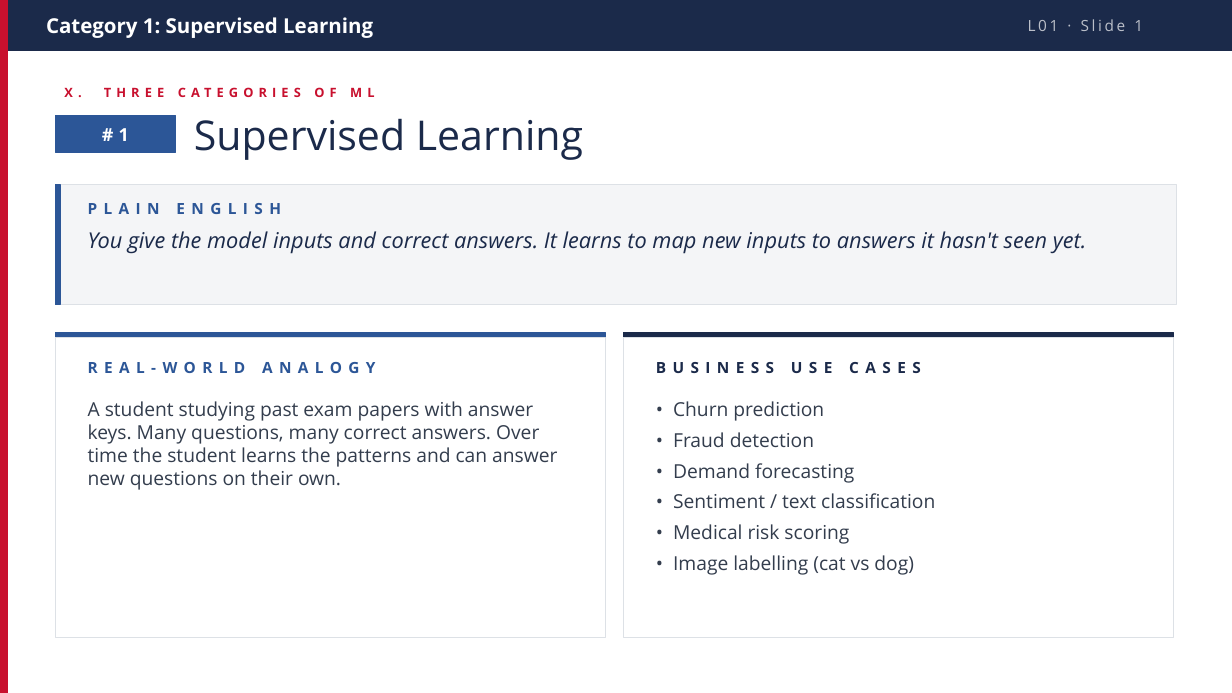
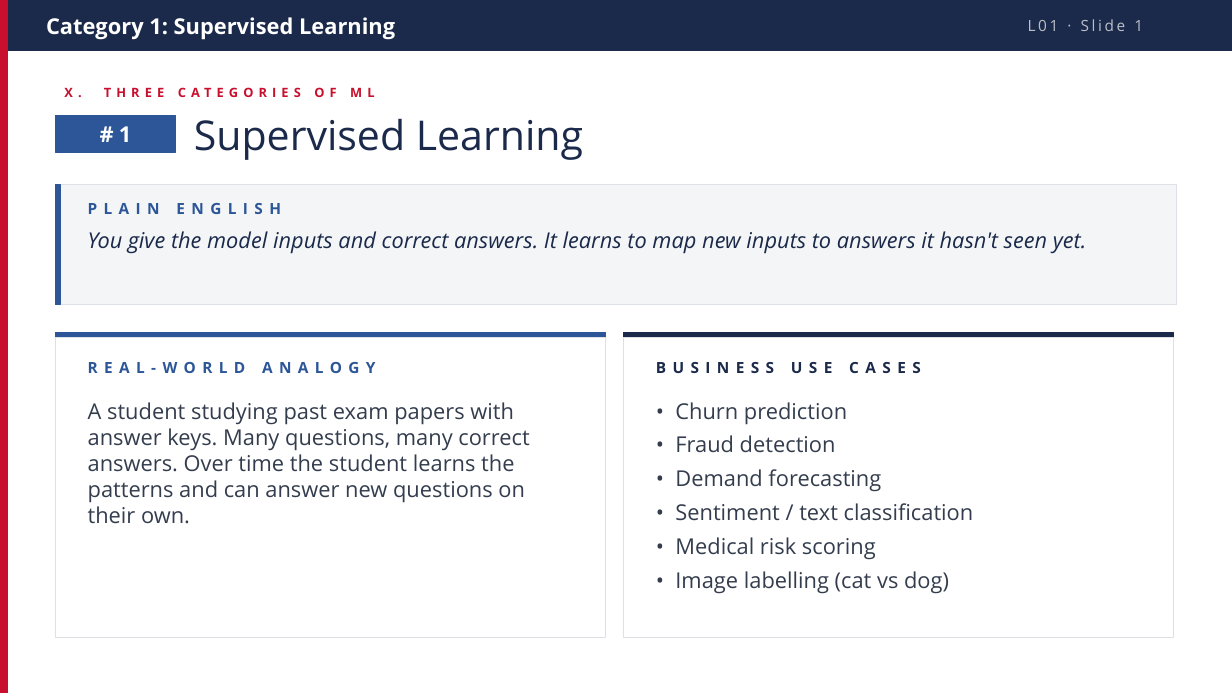
Before and after one commit to flexfengfeng/dsai-m3-ml-genai, a slide deck: slide 12 of L01-intro-ml/slides/L01_slides_ntu_web.pptx. Drawn at 1232x693 pixels with LibreOffice and Linux fonts; fonts in the diff are those of the drawing. Boxes give left, top, right and bottom in pixels: in the first picture for what was removed or moved away, otherwise in the second. Text is boxed around its words. In the diff, an @@ line names an element or a change of style, - is before the commit and + after.

```diff
--- a/L01-intro-ml/slides/L01_slides_ntu_web.pptx
+++ b/L01-intro-ml/slides/L01_slides_ntu_web.pptx
@@ text "Category 1: Supervised Learning" at (x1=46, y1=17, x2=395, y2=40): size 16 to 17 pt @@
@@ text "#1" at (x1=100, y1=126, x2=132, y2=142): size 14 to 17 pt @@
@@ text "A student studying past exam ..." at (x1=88, y1=402, x2=529, y2=524): size 15 to 17 pt @@
@@ text "• Churn prediction" at (x1=675, y1=402, x2=974, y2=594): size 15 to 17 pt @@
```
Also in this commit, not shown: 21 other slides changed.
